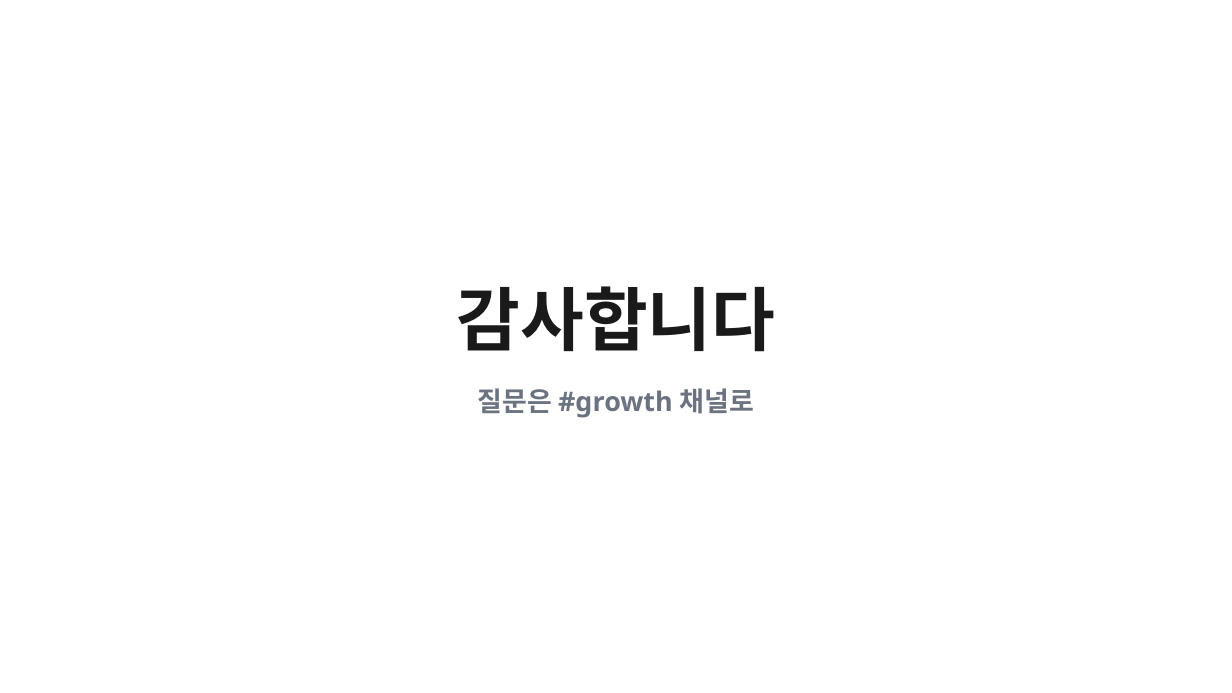
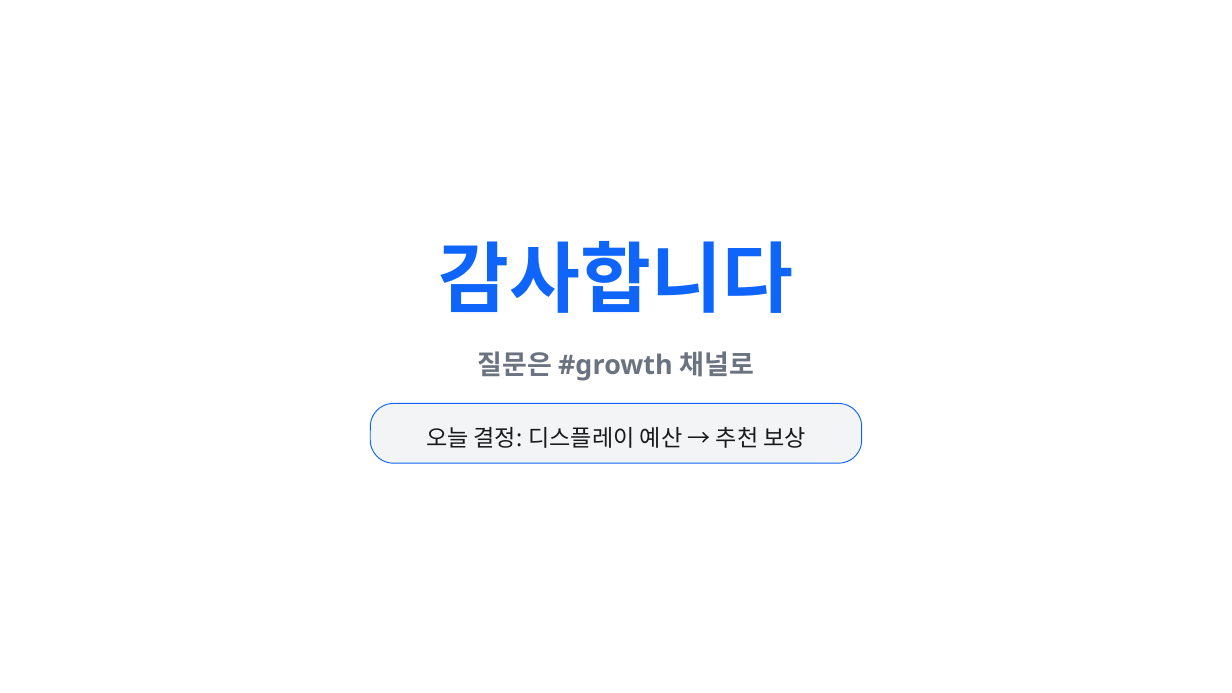
Before and after one commit to k2sebeom/balpyo, a slide deck: slide 8 of examples/showcase/decks/quarterly-review/q3-비즈니스-리뷰.pptx (slide 7 before the commit). Drawn at 1232x693 pixels with LibreOffice and Linux fonts; fonts in the diff are those of the drawing. Boxes give left, top, right and bottom in pixels: in the first picture for what was removed or moved away, otherwise in the second. Text is boxed around its words. In the diff, an @@ line names an element or a change of style, - is before the commit and + after.

```diff
--- a/examples/showcase/decks/quarterly-review/q3-비즈니스-리뷰.pptx
+++ b/examples/showcase/decks/quarterly-review/q3-비즈니스-리뷰.pptx
@@ text "감사합니다" moved from (x1=457, y1=286, x2=776, y2=352) to (x1=439, y1=241, x2=793, y2=313) @@
@@ text "감사합니다" at (x1=439, y1=241, x2=793, y2=313): size 54 to 60 pt, text colour #1A1A1A to gradient #0F65F9 to #9333EA; line spacing 64.8pt to 72pt @@
@@ text "질문은 #growth 채널로" moved from (x1=478, y1=388, x2=754, y2=418) to (x1=478, y1=351, x2=754, y2=381) @@
@@ rounded rectangle added at (x1=371, y1=404, x2=862, y2=464), fill #F3F4F6, outline #0F65F9 0.75 pt, 18 pt, text #1A1A1A @@
+오늘 결정: 디스플레이 예산 → 추천 보상
```
Also in this commit, not shown: 6 other slides changed, 1 slide added, 35 other files.
